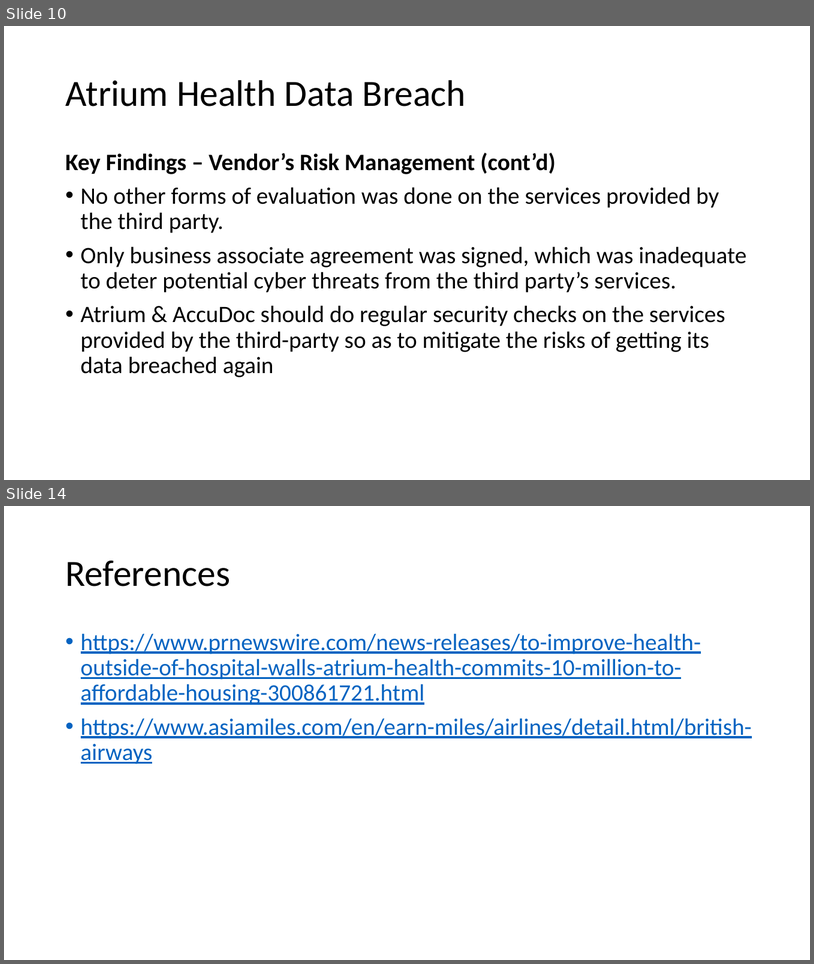
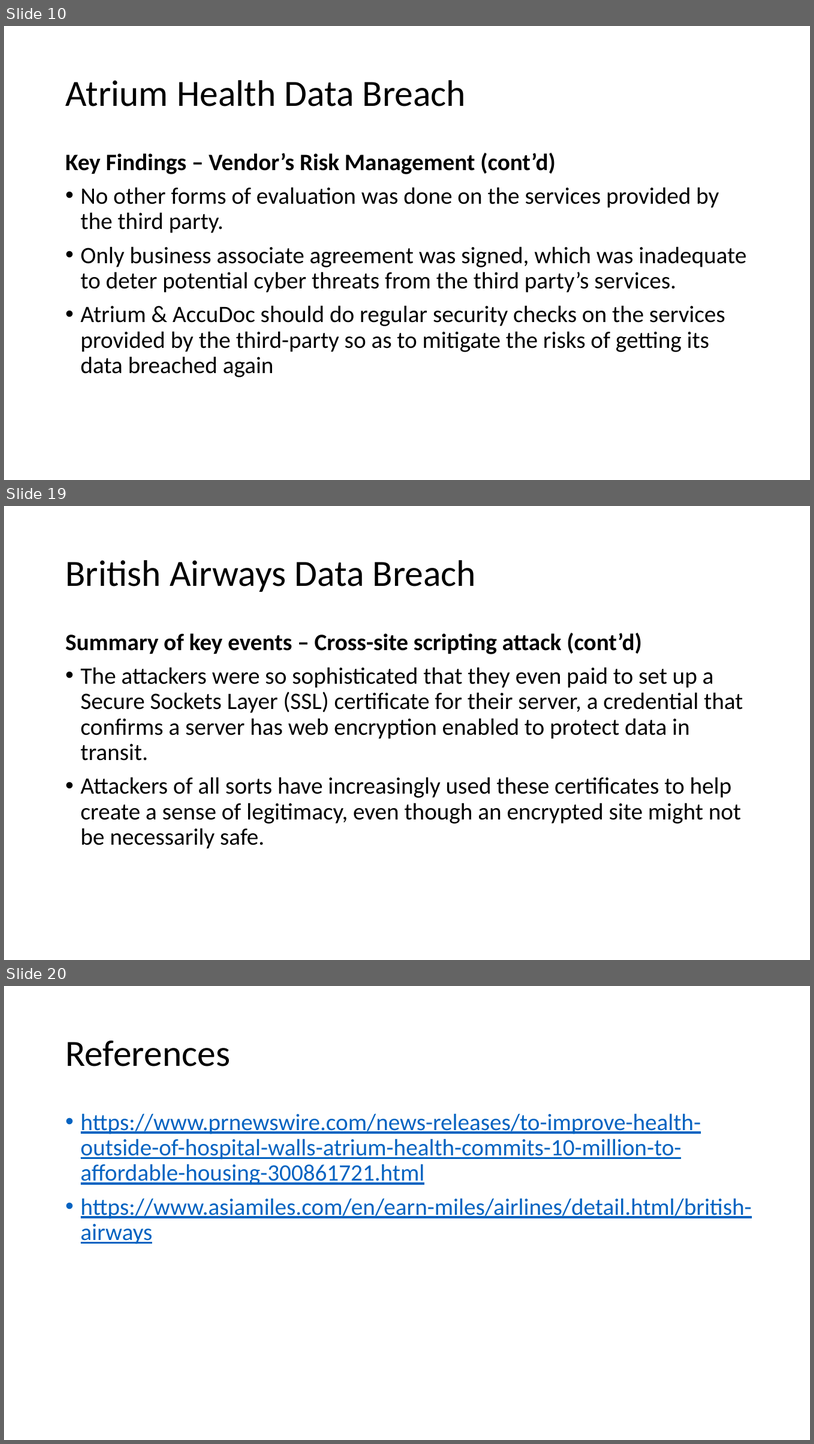
Before and after one commit to nicholasneo78/regression-analysis, a slide deck: CE4062-project.pptx. Shown one above the other, each under a label of ours: slides 10 and 14 before the commit, slides 10, 19 and 20 after it; the slides between them are not shown. The pictures are 814x964 and 814x1444 pixels, drawn with LibreOffice and Linux fonts; fonts in the diff are those of the drawing. Boxes give left, top, right and bottom in pixels: in the first picture for what was removed or moved away, otherwise in the second. Text is boxed around its words. In the diff, an @@ line names an element or a change of style, - is before the commit and + after.

```diff
--- a/CE4062-project.pptx
+++ b/CE4062-project.pptx
@@ slide 19 added at <box>4,506,810,960</box>, background #FFFFFF @@
@@ title added at <box>65,560,477,592</box>, 44 pt, text #000000 @@
+British Airways Data Breach
@@ text added at <box>65,633,743,849</box>, 28 pt, text #000000 @@
+Summary of key events – Cross-site scripting attack (cont’d)
+• The attackers were so sophisticated that they even paid to set up a Secure Sockets Layer (SSL) certificate for their server, a credential that confirms a server has web encryption enabled to protect data in transit.
+• Attackers of all sorts have increasingly used these certificates to help create a sense of legitimacy, even though an encrypted site might not be necessarily safe.
@@ what was slide 14 is now slide 20 @@
```
Also in this commit, not shown: 2 slides changed, 6 other slides added, 1 slide removed.
